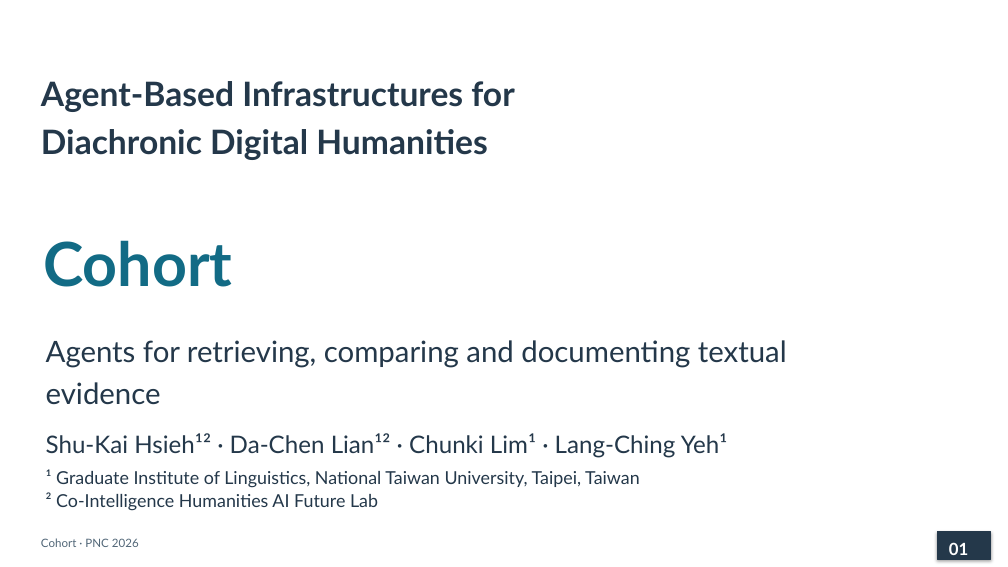
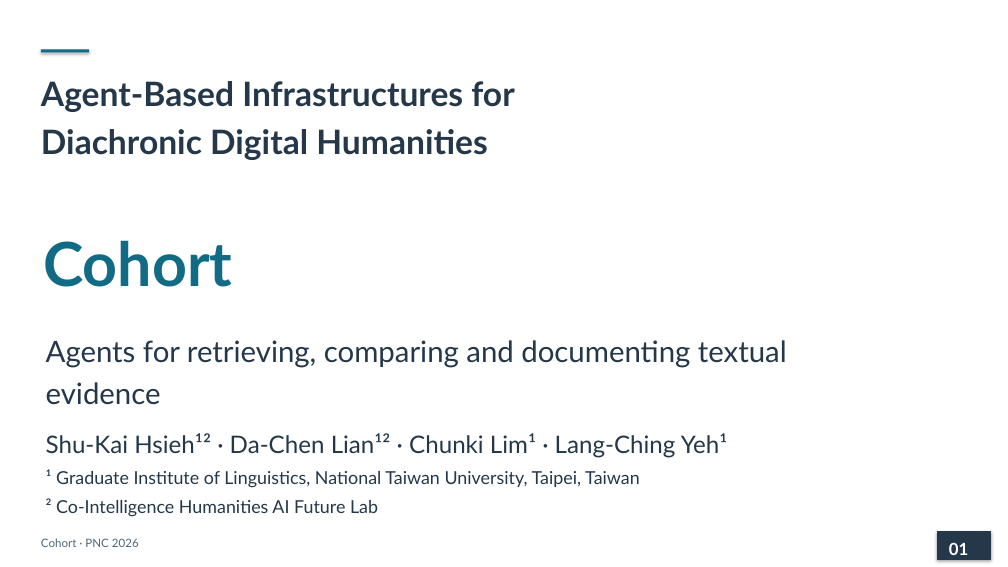
Before and after one commit to lopentu/cohort, a slide deck: slide 1 of docs/presentation/cohort-pnc-2026-main.pptx. Drawn at 1008x567 pixels with LibreOffice and Linux fonts; fonts in the diff are those of the drawing. Boxes give left, top, right and bottom in pixels: in the first picture for what was removed or moved away, otherwise in the second. Text is boxed around its words. In the diff, an @@ line names an element or a change of style, - is before the commit and + after.

```diff
--- a/docs/presentation/cohort-pnc-2026-main.pptx
+++ b/docs/presentation/cohort-pnc-2026-main.pptx
@@ rectangle added at bbox=[41, 49, 89, 52], fill #126B85 @@
@@ text "² Co-Intelligence Humanities AI Future ...": place and size @@
-text "² Co-Intelligence Humanities AI Future ..." at bbox=[46, 492, 378, 511]
+text "² Co-Intelligence Humanities AI Future ..." at bbox=[46, 498, 378, 516]
```
Also in this commit, not shown: 19 other slides changed, 1 other file.
